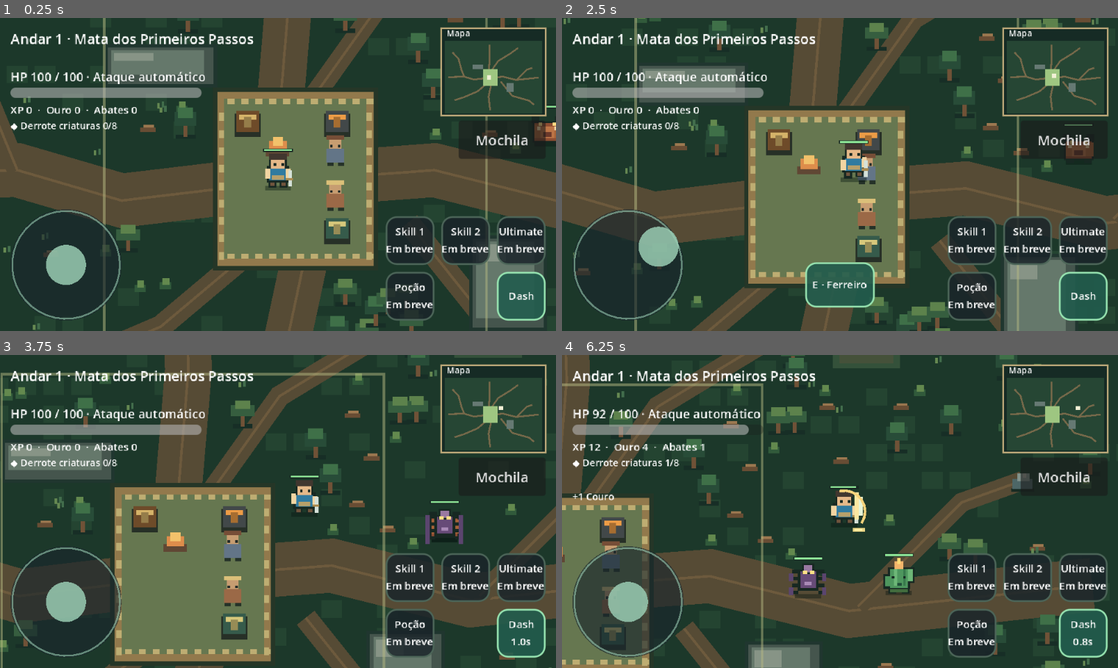
Above: before the commit, frames 1-4 (two rows, left to right).
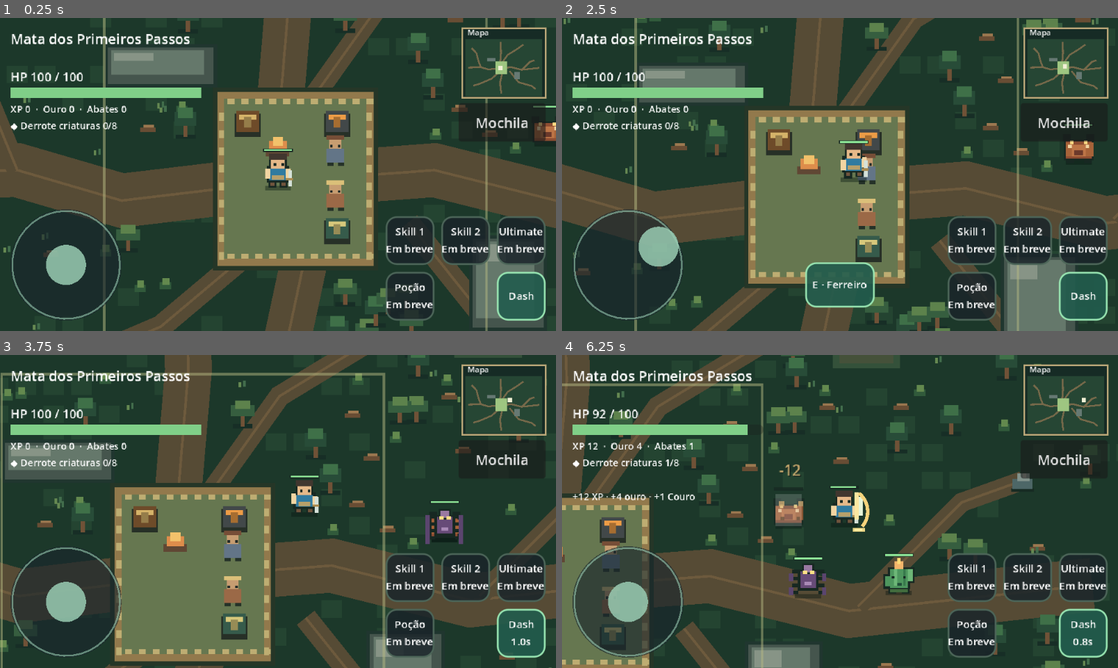
Above: after the commit, the same moments.

Repository: thiagohugo12-dotcom/arveon
Game: Godot game, scene res://scenes/main.tscn
The game is run twice, just before and just after one commit, with the same random seed, the same clock (stepped at 60 frames per second) and the same inputs.
Inputs (mouse positions are in pixels of both pictures, inside the frame that each line leads up to):
- Up to frame 1 (0.25 s): no input
- Up to frame 2 (2.5 s): click "Mochila" at 0.5 s; click "Fechar" at 1.25 s; tap Enter at 2 s; drag from (628, 265) to (895, 105) at 2.02 s
- Up to frame 3 (3.75 s): drag from (411, 577) to (250, 574) at 2.77 s; tap Space at 3.5 s; move the mouse to (467, 577) at 3.52 s; hold D (move_right) from 3.53 s (still down); tap Shift (dash) at 3.6 s; click (467, 577) at 3.67 s
- Up to frame 4 (6.25 s): release D (move_right) at 4.25 s; drag from (1084, 577) to (673, 464) at 4.27 s; drag from (973, 633) to (867, 511) at 5.02 s; drag from (1084, 633) to (756, 433) at 5.77 s

The runs differ from the first frame. In frame 1, 5.1% of the frame differs, in the area x 1-99%, y 2-46%; in frame 2, 5.4%; in frame 3, 4.9%; in frame 4, 5.9%, in the area x 1-99%, y 2-56%.

Commit message:
feat: feedback leve de combate e progresso com HUD compacta

Diff:
--- a/scripts/actors/enemy.gd
+++ b/scripts/actors/enemy.gd
@@ -181,5 +181,10 @@
 
 func _on_died() -> void:
 	remove_from_group("damageable_enemies")
+	set_physics_process(false)
+	collision_layer = 0
+	collision_mask = 0
+	velocity = Vector2.ZERO
+	view.play_defeat()
 	defeated.emit(kind)
-	queue_free()
+	get_tree().create_timer(0.22).timeout.connect(queue_free)
--- a/scripts/actors/player.gd
+++ b/scripts/actors/player.gd
@@ -38,10 +38,10 @@
 	attack.tick(delta, self)
 
 func receive_damage(amount: int) -> void:
-	if SafeCamp.in_clearance(global_position):
+	if SafeCamp.in_clearance(global_position) or not health.is_alive() or amount <= 0:
 		return
 	health.damage(amount)
-	view.flash()
+	view.show_damage(amount)
 
 func _on_attack(_target: Node2D) -> void:
 	view.play_attack()
--- a/scripts/main.gd
+++ b/scripts/main.gd
@@ -130,11 +130,13 @@
 
 func _on_enemy_defeated(kind: int) -> void:
 	defeated_count += 1
-	earned_xp += [12, 10, 16][kind]
-	earned_gold += loot_rng.randi_range(2, 5)
+	var gained_xp: int = [12, 10, 16][kind]
+	var gained_gold := loot_rng.randi_range(2, 5)
+	earned_xp += gained_xp
+	earned_gold += gained_gold
 	var material: String = ["Couro", "Seda", "Essência"][kind]
 	collected_materials[material] = int(collected_materials.get(material, 0)) + 1
-	var drop_text := "+1 " + material
+	var drop_text := "+%d XP · +%d ouro · +1 %s" % [gained_xp, gained_gold, material]
 	mission.record_defeat()
 	mission.record_material()
 	if loot_rng.randf() < 0.01:
@@ -151,6 +153,7 @@
 	earned_xp += xp_reward
 	earned_gold += gold_reward
 	mission_reward_message = "Missão concluída! +%d XP, +%d ouro" % [xp_reward, gold_reward]
+	hud.show_notice(mission_reward_message)
 	_save_progress()
 
 func _save_progress() -> void:
@@ -197,8 +200,12 @@
 			if item.is_empty():
 				return
 			mission.record_material()
+			var resource_text := "Coletou +1 " + item
+			if not mission_reward_message.is_empty():
+				resource_text += " · " + mission_reward_message
+				mission_reward_message = ""
 			_save_progress()
-			hud.set_progress(earned_xp, earned_gold, defeated_count, "Coletou +1 " + item)
+			hud.set_progress(earned_xp, earned_gold, defeated_count, resource_text)
 			hud.set_mission(mission.summary())
 			exploration_view.queue_redraw()
 			station_nearby = ""
@@ -208,10 +215,13 @@
 				return
 			earned_gold = progress.gold
 			mission.record_material()
+			var cache_text := "Baú escondido: +%d ouro, +1 %s" % [reward.gold, reward.item]
+			if not mission_reward_message.is_empty():
+				cache_text += " · " + mission_reward_message
+				mission_reward_message = ""
 			_save_progress()
 			hud.minimap.queue_redraw()
-			hud.set_progress(earned_xp, earned_gold, defeated_count,
-				"Baú escondido: +%d ouro, +1 %s" % [reward.gold, reward.item])
+			hud.set_progress(earned_xp, earned_gold, defeated_count, cache_text)
 			hud.set_mission(mission.summary())
 			exploration_view.queue_redraw()
 			station_nearby = ""
@@ -241,7 +251,12 @@
 	if success:
 		earned_gold = progress.gold
 		_save_progress()
-		hud.set_progress(earned_xp, earned_gold, defeated_count, "%s: 1 %s" % [action, item])
+		var trade_text := "%s: 1 %s" % [action, item]
+		if action == "Vender":
+			trade_text += " · +%d ouro" % GameProgress.SELL_PRICE
+		elif action == "Comprar":
+			trade_text += " · -%d ouro" % GameProgress.BUY_PRICE
+		hud.set_progress(earned_xp, earned_gold, defeated_count, trade_text)
 	hud.refresh_station(progress)
 
 func _input(event: InputEvent) -> void:
--- a/scripts/presentation/actor_view.gd
+++ b/scripts/presentation/actor_view.gd
@@ -9,6 +9,7 @@
 var attack_left: float = 0.0
 var damage_left: float = 0.0
 var damage_amount: int = 0
+var defeat_left: float = 0.0
 var warning: bool = false
 var walking: bool = false
 var anim_time: float = 0.0
@@ -40,11 +41,16 @@
 	if amount <= 0:
 		return
 	damage_amount = amount
-	damage_left = 0.7
+	damage_left = 0.85
 	flash()
 
 func play_attack() -> void:
-	attack_left = 0.16
+	attack_left = 0.24
+	queue_redraw()
+
+func play_defeat() -> void:
+	defeat_left = 0.22
+	set_moving(false)
 	queue_redraw()
 
 func set_warning(value: bool) -> void:
@@ -61,6 +67,10 @@
 		queue_redraw()
 	if damage_left > 0.0:
 		damage_left = maxf(0.0, damage_left - delta)
+		queue_redraw()
+	if defeat_left > 0.0:
+		defeat_left = maxf(0.0, defeat_left - delta)
+		modulate = Color(1.0, 1.0, 1.0, maxf(0.0, defeat_left / 0.22))
 		queue_redraw()
 	anim_time += delta
 	if anim_time >= (0.14 if walking else 0.55):
@@ -90,10 +100,17 @@
 		px(-15, -22, 30, 37, Color(1.0, 1.0, 1.0, flash_left * 2.5))
 	if attack_left > 0.0:
 		var attack_color := Color("#f7d47c")
-		draw_arc(Vector2.ZERO, 24.0, -1.8, 0.6, 9, attack_color, 3.0)
+		draw_arc(Vector2.ZERO, 27.0, facing.angle() - 0.9, facing.angle() + 0.7, 10, attack_color, 4.0)
 	if damage_left > 0.0:
-		var float_y := -42.0 - (0.7 - damage_left) * 24.0
-		draw_string(ThemeDB.fallback_font, Vector2(-9, float_y), "-%d" % damage_amount, HORIZONTAL_ALIGNMENT_LEFT, -1, 15, Color("#ffcc7a", damage_left / 0.7))
+		var float_y := -42.0 - (0.85 - damage_left) * 24.0
+		var number := "-%d" % damage_amount
+		draw_string(ThemeDB.fallback_font, Vector2(-10, float_y + 1), number, HORIZONTAL_ALIGNMENT_LEFT, -1, 17, Color(0.08, 0.12, 0.11, damage_left / 0.85))
+		draw_string(ThemeDB.fallback_font, Vector2(-11, float_y), number, HORIZONTAL_ALIGNMENT_LEFT, -1, 17, Color("#ffcf85", damage_left / 0.85))
+	if defeat_left > 0.0:
+		var drift := (0.22 - defeat_left) * 22.0
+		for side in [-1, 1]:
+			px(side * (10 + drift), -13 - drift, 6, 6, Color("#d0aa71"))
+			px(side * (8 + drift), 3 + drift, 4, 4, Color("#685641"))
 	px(-17, -30, 34, 4, LINE)
 	px(-16, -29, 32.0 * hp_ratio, 2, Color("#8ce395"))
 
--- a/tests/run_tests.gd
+++ b/tests/run_tests.gd
@@ -86,6 +86,7 @@
 	check(second.health.current == 36, "attack cooldown enforced")
 	second.receive_damage(999)
 	check(player.attack.select_target(player) == enemy, "dead target excluded immediately")
+	check(second.view.defeat_left > 0.0 and second.collision_layer == 0 and not second.is_in_group("damageable_enemies"), "defeated enemy briefly fades without remaining targetable")
 	await frames()
 	player.position = Vector2(805, 510)
 	enemy.position = Vector2(805, 630)
@@ -241,6 +242,8 @@
 	boar.home_position = boar.global_position
 	boar._physics_process(0.016)
 	check(boar.charge_windup > 0.0, "boar telegraphs a charge at mid range")
+	boar.view.play_attack()
+	check(boar.view.attack_left >= 0.23, "attack arc remains perceptible for several frames")
 	var spider := (load("res://scenes/actors/enemy.tscn") as PackedScene).instantiate() as EnemyActor
 	spider.kind = 1
 	spider.stats = spider.stats.duplicate() as ActorData
@@ -266,6 +269,7 @@
 	persistent.home_position = persistent.position
 	persistent.target = player
 	persistent.receive_damage(7)
+	check(persistent.view.damage_amount == 7 and persistent.view.damage_left > 0.0 and persistent.view.flash_left > 0.0, "enemy reacts visually and displays its damage")
 	var saved_hp := persistent.health.current
 	var saved_position := persistent.position
 	persistent.update_activity(saved_position + Vector2(650, 0))
@@ -340,9 +344,19 @@
 	var sale_gold: int = main.progress.gold
 	main._station_action("Vender", "Ervas")
 	check(main.progress.gold == sale_gold + GameProgress.SELL_PRICE and main.progress.bag.get("Ervas", 0) == herbs_before, "vendor sells gathered resources through existing wallet (%d -> %d, bag %s)" % [sale_gold, main.progress.gold, main.progress.bag.get("Ervas", 0)])
+	check(hud.notice_left > 0.0 and hud.loot_label.text.contains("ouro"), "sale shows a temporary wallet notice")
+	hud._process(3.0)
+	check(not hud.loot_label.visible and hud.notice_left == 0.0, "progress notice disappears automatically")
 	hud.close_station()
 	# Real touch events are not emulated as mouse clicks in project.godot.
 	player.position = Vector2(950, 750)
+	var hp_before_hit := player.health.current
+	player.receive_damage(4)
+	check(player.health.current == hp_before_hit - 4 and player.view.damage_amount == 4 and hud.health_flash_left > 0.0 and (hud.hp_bar.get_theme_stylebox("fill") as StyleBoxFlat).bg_color == Color("#e57970"), "damage shows a red HP response and legible player hit number")
+	player.health.initialize(player.stats.max_hp)
+	check((hud.hp_bar.get_theme_stylebox("fill") as StyleBoxFlat).bg_color == Color("#85d8c0"), "recovery shows a distinct HP response")
+	hud._process(0.6)
+	check((hud.hp_bar.get_theme_stylebox("fill") as StyleBoxFlat).bg_color == Color("#80cf88"), "HP feedback returns to its normal color")
 	main.progress.add_item("Madeira", 2)
 	main._save_progress()
 	hud.size = Vector2(360, 640)
@@ -405,7 +419,7 @@
 	check(not hud.minimap.get_global_rect().intersects(hud.inventory_button.get_global_rect()) and not hud.minimap.get_global_rect().intersects(hud.dash_button.get_global_rect()), "landscape minimap avoids bag and dash controls")
 	hud.size = Vector2(360, 640)
 	hud._layout()
-	check(not hud.minimap.get_global_rect().intersects(hud.inventory_button.get_global_rect()) and not hud.minimap.get_global_rect().intersects(hud.joystick.get_global_rect()), "portrait minimap avoids bag and joystick")
+	check(hud.minimap.size == Vector2(96, 80) and not hud.minimap.get_global_rect().intersects(hud.inventory_button.get_global_rect()) and not hud.minimap.get_global_rect().intersects(hud.joystick.get_global_rect()), "compact portrait minimap avoids bag and joystick")
 	bag_touch.position = hud.inventory_button.global_position + hud.inventory_button.size * 0.5
 	hud._input(bag_touch)
 	await frames()
--- a/ui/hud.gd
+++ b/ui/hud.gd
@@ -27,6 +27,9 @@
 var minimap: MiniMap
 var restart: Button
 var cooldown: float = 0.0
+var notice_left := 0.0
+var health_flash_left := 0.0
+var previous_health := -1
 var interact_button: TouchActionButton
 var station_panel: PanelContainer
 var station_title: Label
@@ -41,7 +44,7 @@
 	set_anchors_and_offsets_preset(Control.PRESET_FULL_RECT)
 	mouse_filter = Control.MOUSE_FILTER_IGNORE
 	heading = Label.new()
-	heading.text = "Andar 1 · Mata dos Primeiros Passos"
+	heading.text = "Mata dos Primeiros Passos"
 	heading.add_theme_font_size_override("font_size", 16)
 	heading.autowrap_mode = TextServer.AUTOWRAP_WORD_SMART
 	heading.mouse_filter = Control.MOUSE_FILTER_IGNORE
@@ -53,9 +56,10 @@
 	hp_bar = ProgressBar.new()
 	hp_bar.show_percentage = false
 	hp_bar.mouse_filter = Control.MOUSE_FILTER_IGNORE
+	hp_bar.add_theme_stylebox_override("fill", _health_fill(Color("#80cf88")))
 	add_child(hp_bar)
 	progress_label = Label.new()
-	progress_label.add_theme_font_size_override("font_size", 12)
+	progress_label.add_theme_font_size_override("font_size", 11)
 	progress_label.mouse_filter = Control.MOUSE_FILTER_IGNORE
 	add_child(progress_label)
 	mission_label = Label.new()
@@ -68,7 +72,7 @@
 	loot_label.autowrap_mode = TextServer.AUTOWRAP_WORD_SMART
 	add_child(loot_label)
 	minimap = MiniMap.new()
-	minimap.size = Vector2(120, 100)
+	minimap.size = Vector2(96, 80)
 	add_child(minimap)
 	inventory_button = Button.new()
 	inventory_button.text = "Mochila"
@@ -195,13 +199,38 @@
 	restart.size = Vector2(240, 48)
 
 func set_health(current: int, maximum: int) -> void:
-	hp_label.text = "HP %d / %d · Ataque automático" % [current, maximum]
+	hp_label.text = "HP %d / %d" % [current, maximum]
 	hp_bar.max_value = maximum
 	hp_bar.value = current
+	if previous_health >= 0 and current != previous_health:
+		health_flash_left = 0.55
+		hp_bar.add_theme_stylebox_override("fill", _health_fill(Color("#e57970") if current < previous_health else Color("#85d8c0")))
+	previous_health = current
 
 func set_progress(xp: int, gold: int, kills: int, loot: String) -> void:
 	progress_label.text = "XP %d  ·  Ouro %d  ·  Abates %d" % [xp, gold, kills]
-	loot_label.text = loot
+	if not loot.is_empty():
+		show_notice(loot)
+
+func show_notice(message: String) -> void:
+	loot_label.text = message
+	loot_label.show()
+	notice_left = 2.5
+
+func _process(delta: float) -> void:
+	if notice_left > 0.0:
+		notice_left = maxf(0.0, notice_left - delta)
+		if notice_left == 0.0:
+			loot_label.hide()
+	if health_flash_left > 0.0:
+		health_flash_left = maxf(0.0, health_flash_left - delta)
+		if health_flash_left == 0.0:
+			hp_bar.add_theme_stylebox_override("fill", _health_fill(Color("#80cf88")))
+
+func _health_fill(color: Color) -> StyleBoxFlat:
+	var style := StyleBoxFlat.new()
+	style.bg_color = color
+	return style
 
 func set_mission(value: String) -> void:
 	mission_label.text = "◆ " + value.replace("Missão comum: ", "")
--- a/ui/minimap.gd
+++ b/ui/minimap.gd
@@ -1,8 +1,8 @@
 class_name MiniMap
 extends Control
 
-const MAP_ORIGIN := Vector2(4, 14)
-const MAP_SIZE := Vector2(112, 84)
+const MAP_ORIGIN := Vector2(4, 12)
+const MAP_SIZE := Vector2(88, 66)
 const WORLD_SIZE := Vector2(1200, 900)
 
 var progress: GameProgress
@@ -10,11 +10,11 @@
 
 func _ready() -> void:
 	mouse_filter = Control.MOUSE_FILTER_IGNORE
-	size = Vector2(120, 100)
+	size = Vector2(96, 80)
 	var title := Label.new()
 	title.text = "Mapa"
 	title.position = Vector2(6, -2)
-	title.add_theme_font_size_override("font_size", 10)
+	title.add_theme_font_size_override("font_size", 9)
 	title.mouse_filter = Control.MOUSE_FILTER_IGNORE
 	add_child(title)
 
